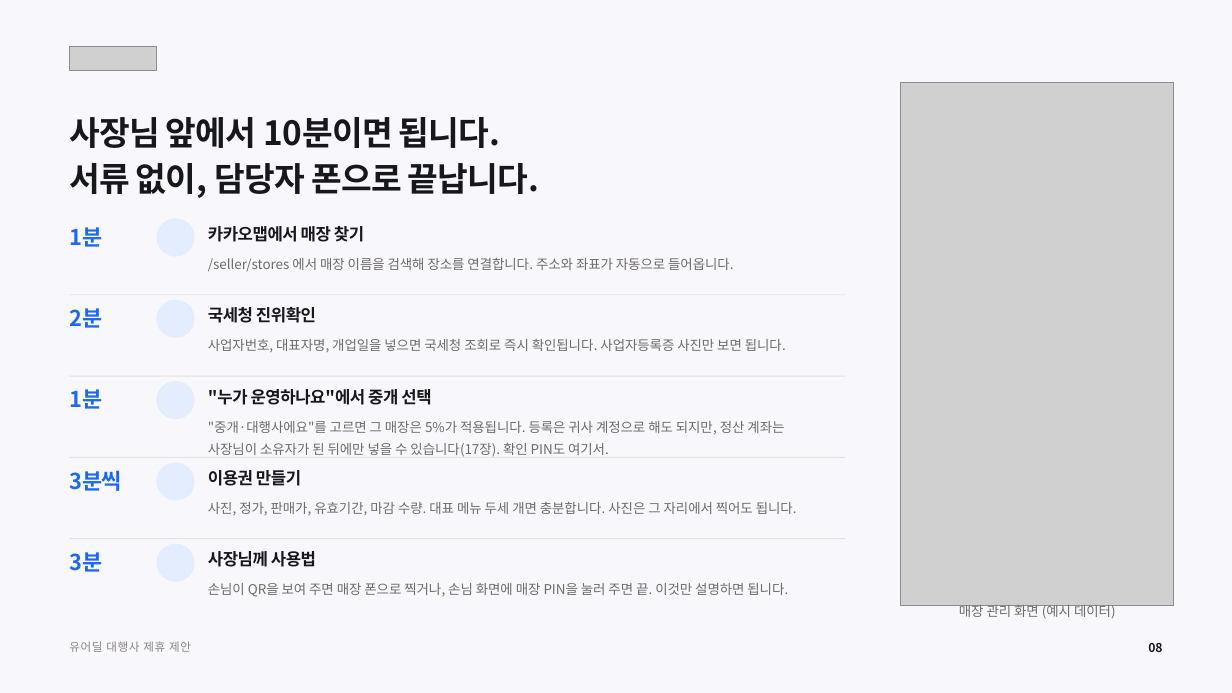
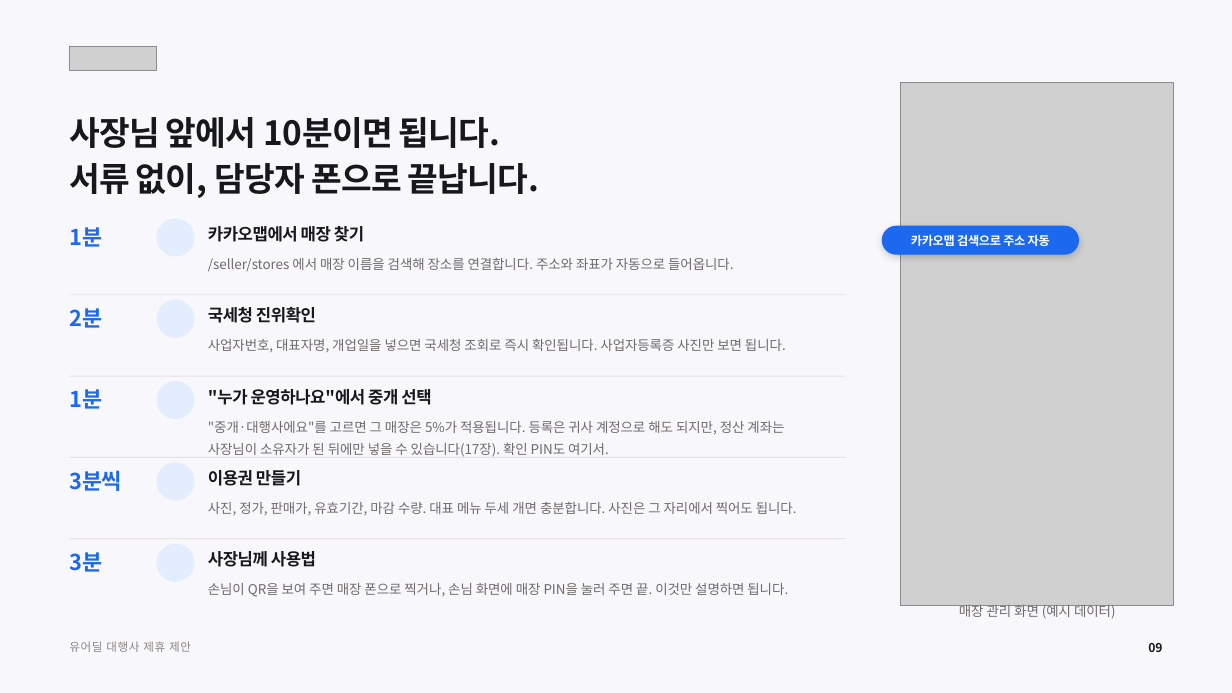
Before and after one commit to tobe2111/ur-live, a slide deck: slide 10 of docs/business/proposals/urdeal-agency-proposal.pptx (slide 8 before the commit). Drawn at 1232x693 pixels with LibreOffice and Linux fonts; fonts in the diff are those of the drawing; grey boxes stand for pictures; background and template pictures are left out. Boxes give left, top, right and bottom in pixels: in the first picture for what was removed or moved away, otherwise in the second. Text is boxed around its words. In the diff, an @@ line names an element or a change of style, - is before the commit and + after.

```diff
--- a/docs/business/proposals/urdeal-agency-proposal.pptx
+++ b/docs/business/proposals/urdeal-agency-proposal.pptx
@@ rounded rectangle added at (883,226,1079,254), fill #1C69EF, outline #1C69EF 1 pt @@
@@ text added at (911,234,1050,246), 9.5 pt, text #FFFFFF, bold @@
+카카오맵 검색으로 주소 자동
```
Also in this commit, not shown: 10 other slides changed, 4 slides added, 14 other files.
